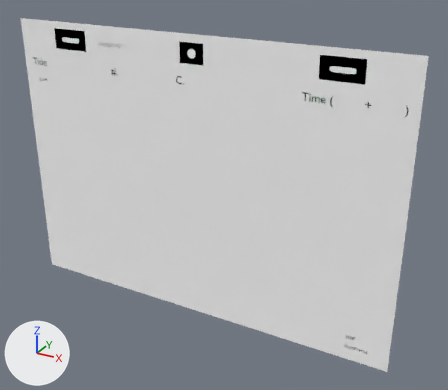
Before and after pictures for a commit that changed the Blender file template.blend.
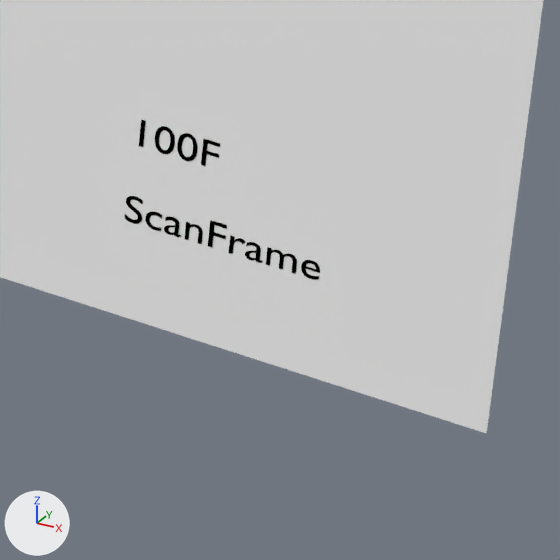
The first picture shows the older version from a 50 mm lens placed at (4.27, -4.79, 5.33), pointed at (0.4, 2.26, 1.81). The close-ups show both versions on the part from 74% to 88% of the width and 82% to 99% of the height of that picture; other places that the commit changed are outside them. Every picture has the same lights, and +X, +Y and +Z are marked at lower left.

Objects in the first close-up: 'Sheet', 'Text_Frame'.
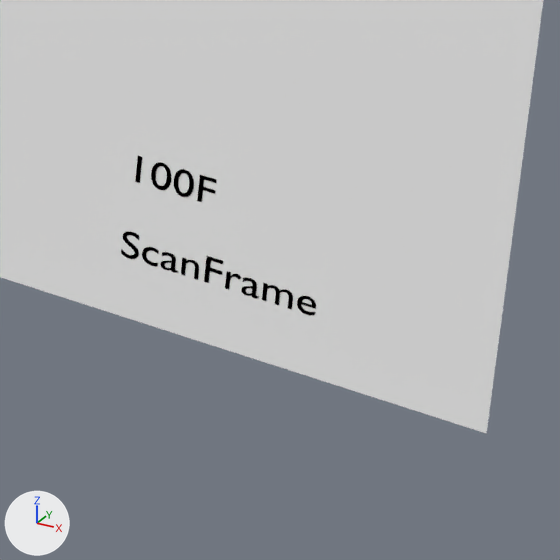
Boxes [x1, y1, x2, y2] around the edits, measured in the close-ups (560 x 560 px):
'Text_Frame', moved: before [125, 120, 320, 280]; after [121, 156, 316, 315]

The change, as a diff of the scene's bpy script:
```diff
--- a/template.blend.py
+++ b/template.blend.py
@@ ob_text_frame @@
 ob_text_frame = bpy.data.objects.new('Text_Frame', txt_text_frame)
-ob_text_frame.location = (2.356, 2.102, 0.166)
+ob_text_frame.location = (2.356, 2.102, 0.096)
 ob_text_frame.rotation_euler = (1.571, 0.0, 0.0)  # degrees (90, 0, 0)
```
